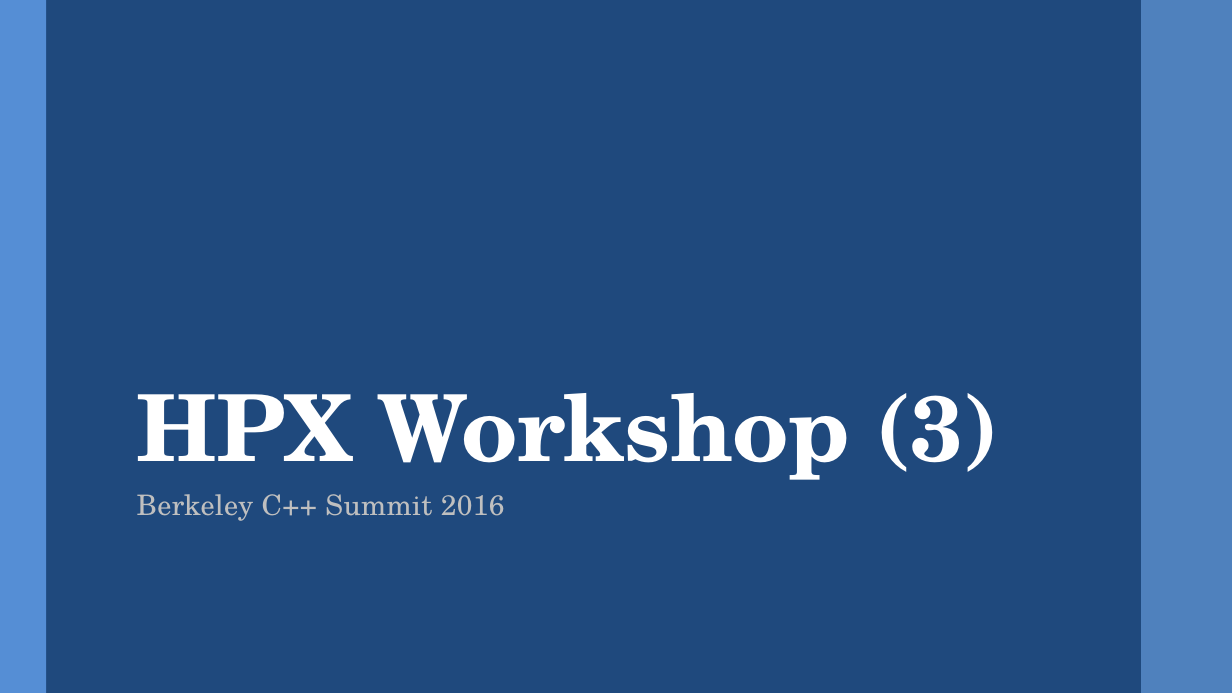
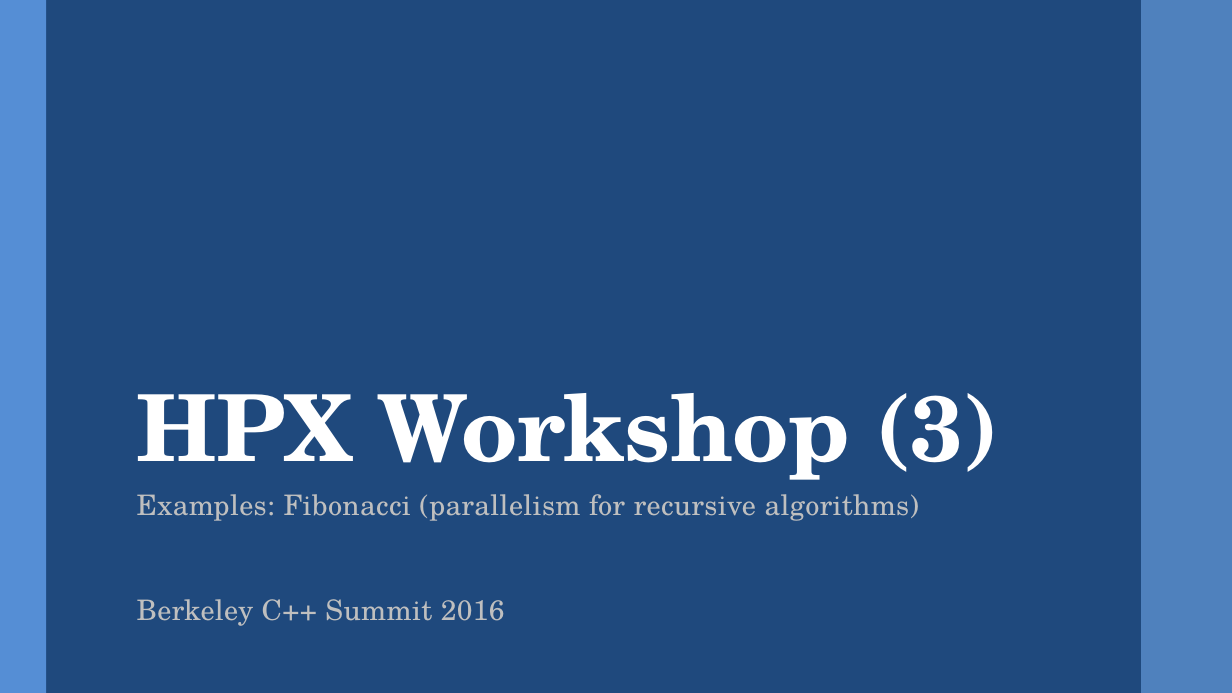
Before and after one commit to STEllAR-GROUP/tutorials, a slide deck: slide 1 of lbl2016/HPX Workshop (Berkeley C++ Summit) - 3.pptx. Drawn at 1232x693 pixels with LibreOffice and Linux fonts; fonts in the diff are those of the drawing. Boxes give left, top, right and bottom in pixels: in the first picture for what was removed or moved away, otherwise in the second. Text is boxed around its words. In the diff, an @@ line names an element or a change of style, - is before the commit and + after.

```diff
--- a/lbl2016/HPX Workshop (Berkeley C++ Summit) - 3.pptx
+++ b/lbl2016/HPX Workshop (Berkeley C++ Summit) - 3.pptx
@@ subtitle at (x1=137, y1=494, x2=919, y2=521): paragraph added @@
+Examples: Fibonacci (parallelism for recursive algorithms)
```
Also in this commit, not shown: 22 other slides changed, 1 slide added, 2 other files.
